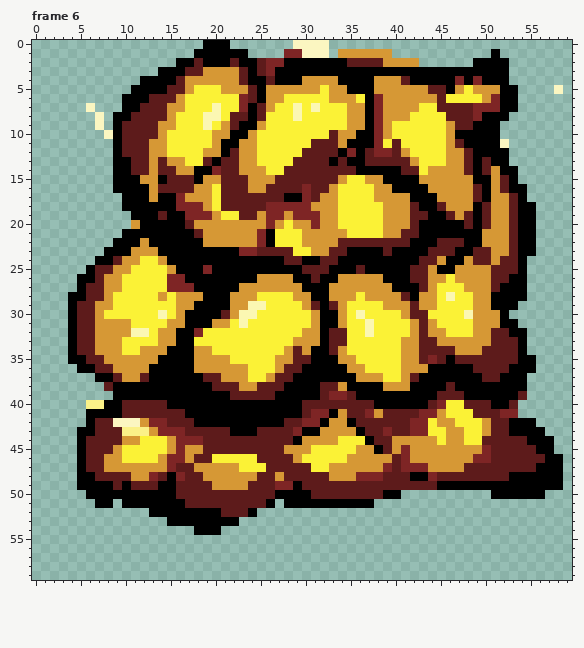
Two versions of one pixel-art file, Sprites/Effects/ExplosionBig.aseprite. Above: the version before the commit.
60x60 pixels, 7 frames. Shown: frame 6. The commit also changed other frames, which this record leaves out.
Once edited:
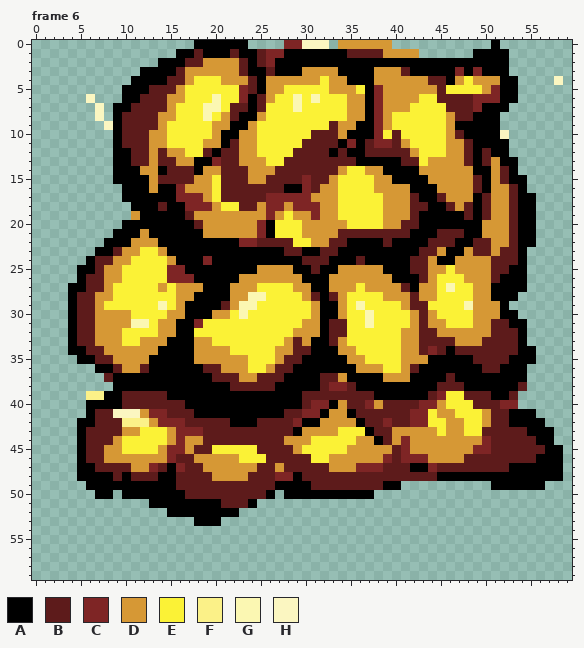
Palette (. is transparent): A #000000  B #5d1b1b  C #7e2525  D #d69835  E #fbf236  F #fbf188  G #fbf7b2  H #fbf6c1
The commit says: explosion animation full
The exact change:
layer "Flattened" added
layer "Layer 1" removed
layer "Layer 4" removed
layer "Layer 5" removed
layer "Layer 2" removed
layer "Layer 3" removed
Changed rows in their new state; - is an unchanged pixel.
Frame 6:
first column x 4:
 0 --------------A---AA----CC----DDDDDD-----------A-------
 1 ------------AAB---B-ABCCAAAAAAABBBB-DDD------AA-A------
 2 ----------AA-B-DDDDB---A-------AAAAAAAAAAAAAA----------
 3 --------AA--BDD------AB---DDDD----DDDB-----C-C---------
 4 -------A---B--EEE--DB-DDDD--E-D------DDDBB-DEDDD-A----H
 5 ------A--BB-DE---EEC----EEEE---DE-C-----D-EE-E-C------.
 6 --H-----B--D----G---AB-E-G-G-EE-D------EE-BBBCC--------
 7 --.H-A-B----E--G--BB--E----E----------E--E----AA-.-----
 8 ------B---D-----ED-A-D---E----------EE----D--A--.------
 9 ---.H------E---ED-A-DE-------BD-A----------AA----------
10 ----.----D-------A-D-------BB--A---EB------B----H------
11 ---------------D--B-------B---AC-B-C-D-----DB---A------
12 ------A---BDD--BAB-------B---ABA--BB-BD-------B--------
13 -----------B-DAAC----D--B----B-B-AAAA-B-DD-----D-A-----
14 -------AD-A-BB-DD--B--DB------DEEDD--AAD----D-A-B------
15 --------A-B---D-E-----B---C--DE--E-D---A-----B----A----
16 -----.----AACD------BB--AA--D-------DD--A-------DB-----
17 ---------A---CC-------CCCC-D------E---B--B---AB----A---
18 ------.---B-A--CDEE--D--D--C-----------B-AB-B----------
19 -------D--A--BDD-DDDD--DEDD------------A--AA-----------
20 ------AA-----AB------CAE-E-D--D------B------A-D--------
21 -----A--D-----A---------------BBBBBBB-A--BBB-----------
22 ----A--D-D-----AAAACCBBBB-E--B-AAAA-AA--B--A-BB--------
23 ---A-BD-EED--------AAAAA-BAAB-A----A---B-DA-D---B--.---
24 --ABBD-E--ED---C--------AABB-A--B-----B-DA-D-DDB-------
25 -A--D-E----CC--A-----DDDD-A-A-DDDDD------DE------A-----
26 --B----------C-----DD----D-A-D-----D--A--E-E----A------
27 A----E----DEDDD---D--EEEE-D-----E---DB-D--G-E--A-------
28 -B-D------E---A-----GG---E-B-B-E-EE--DB---E-------.----
29 ----E-----G--A---B-G-E----ED-A--G--EE--BE---G--D-.-----
30 ----DDD---ED----DDE-E-----------EG---ED-D---E----A-----
31 -------GG-D-A-CEEE-E------D--BB----------D-----BB-A----
32 ------EEE-----E----------D-------E---D--B-DDD----B-----
33 --------DD-A--DD--------DB-A--D----------BB---B--------
34 -A-B--DD--A-----DD-----D--B--A-D--------C-ABBB-----A---
35 .-A-B----A--------DD----B-A---A-D------DAA-AA----A-----
36 -..AAB--B-----ABB-----DB-A-----A-DD---BA-----A--A--.---
37 ---.BAAAA------A-BB-DBB-A---BBD-AAADD-A---B---AA-------
38 ----.-----------AA-BB--A-----CCB---AAA---B-B------B----
39 --FFA-BBBBB-------AAAAA---BB-BB-BB------BCEEBBB--B.----
40 --AA-------BB--------------CCAD--CDBBBBCCD--E--BCC-----
41 ---BBHHHDCC--B----------BBC-AD-A-BB---C-E-D--ED-BAAA---
42 -A---BFFFD-CC-BBBB---BBB-CAAD--DA--C-----E-D--------A--
43 --B---DDEEED-CC---BBB----ADD--EEEA-BDDDDD-----B--BB--A-
44 -----DEE-----DD---------DD-EEE--DDA--C---D--DDC----B---
45 ----D-----DC--B-EEEEE---B-E----D--DDB--------C------B-A
46 ------DDDD--BBDDDDD--E---BB--DD----C--CC----BBB-----A--
47 --A-BBB--CBAC-B----DDB-D---BB---CCCB-BAACBBB-----AAA---
48 ---AA-ABBBA-B--B----B--CCA---BBBBBB---BBBAAAAAAAA------
49 -.---A-AAA------BBBB---AA-A--------AA..........------..
50 --.--.------A---------A.---AAAAAAA...----------......--
51 ---..-...----AAAA---A..-..........---------------------
52 ---------..------AA..----------------------------------
53 -----------...---..------------------------------------
54 --------------...--------------------------------------
Pixel boxes of the changes (left, top, right, bottom) in both pictures:
changed: (68, 40, 563, 535)
